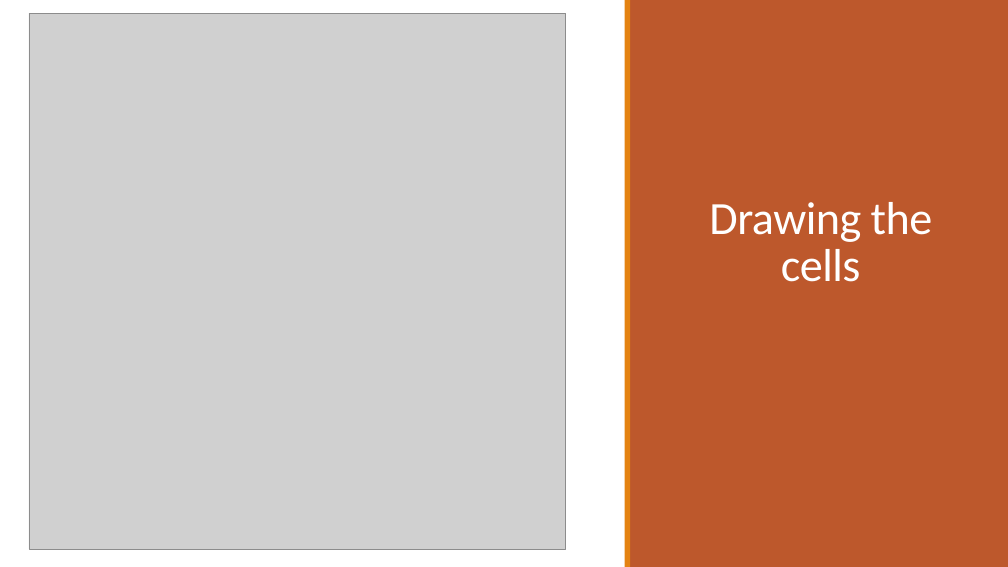
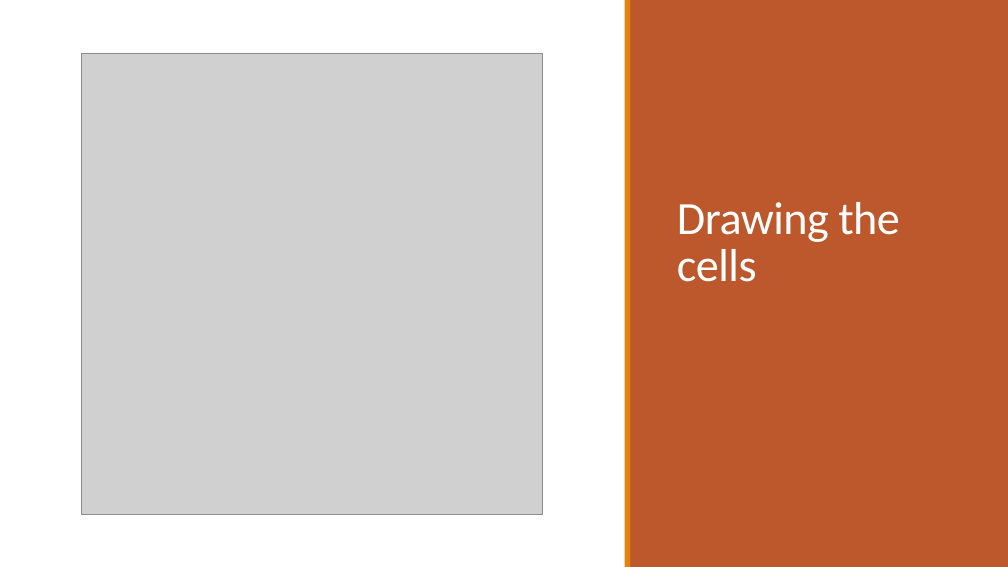
Before and after one commit to AhmedSharaf98/DEF-to-SVG, a slide deck: slide 7 of docs/DEF-LEF to SVG.pptx (slide 5 before the commit). Drawn at 1008x567 pixels with LibreOffice and Linux fonts; fonts in the diff are those of the drawing; grey boxes stand for pictures. Boxes give left, top, right and bottom in pixels: in the first picture for what was removed or moved away, otherwise in the second. Text is boxed around its words. In the diff, an @@ line names an element or a change of style, - is before the commit and + after.

```diff
--- a/docs/DEF-LEF to SVG.pptx
+++ b/docs/DEF-LEF to SVG.pptx
@@ picture: place and size @@
-picture at <box>29,14,566,550</box>
+picture at <box>82,53,542,514</box>
@@ title "Drawing the cells" at <box>677,202,900,282</box>: alignment centre to left @@
```
Also in this commit, not shown: 8 other slides changed, 6 slides added, 2 slides removed, 1 other file.
